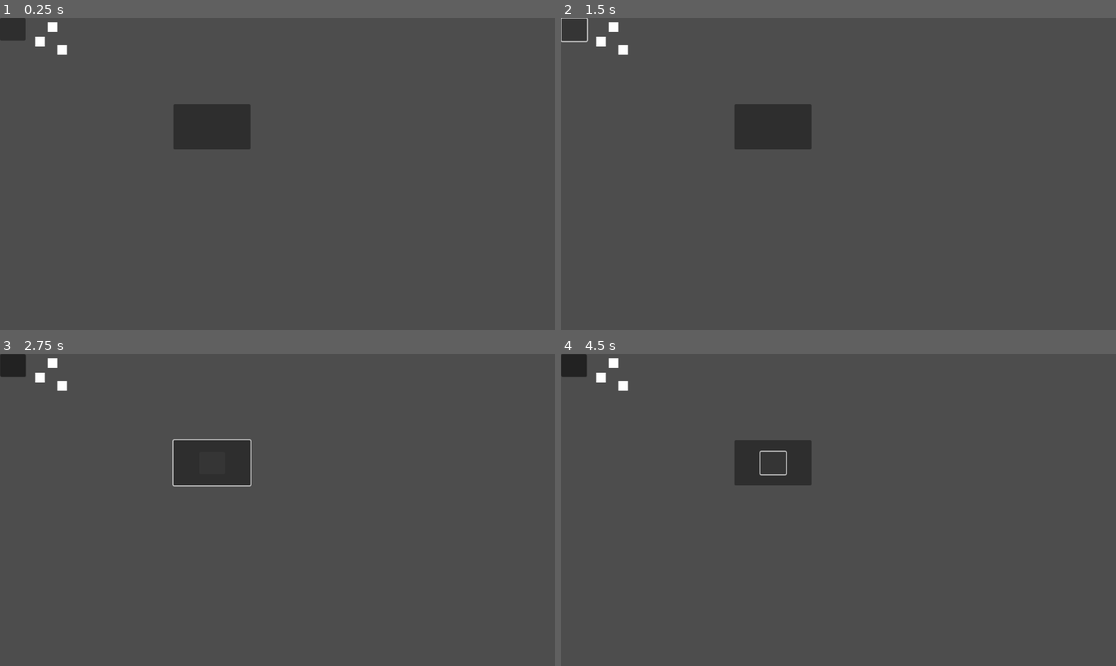
Above: before the commit, frames 1-4 (two rows, left to right).
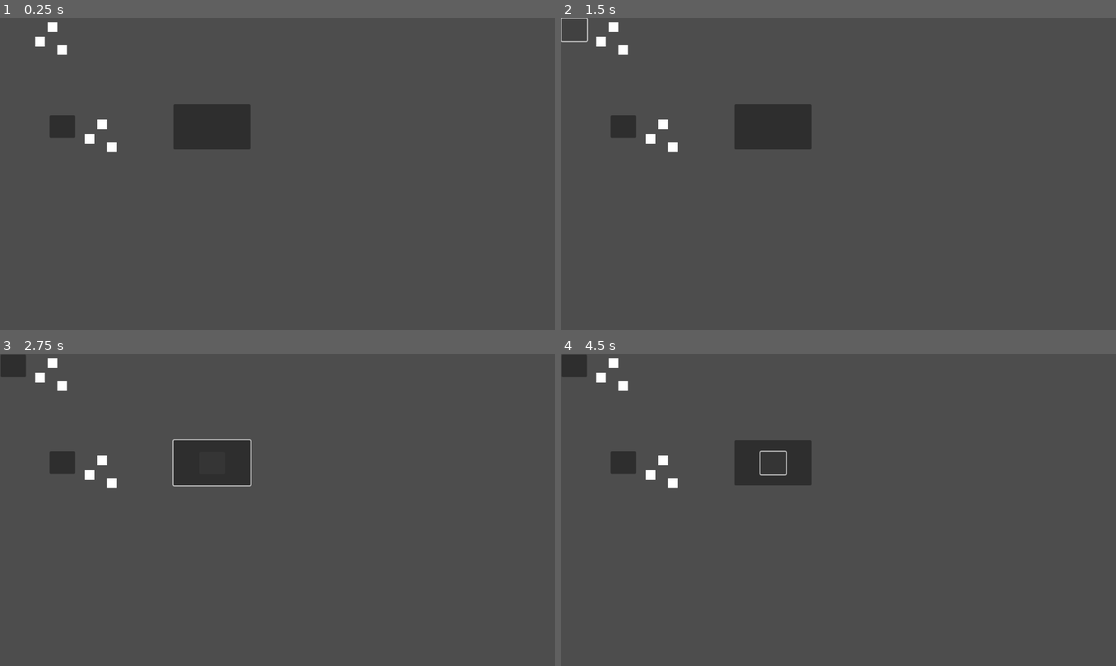
Above: after the commit, the same moments.

Repository: RavenRandomz/nasa-hackthon-2025
Game: Godot game, scene res://scene/test/test.tscn
Two runs of this game, one before a commit and one after it. Both use one fixed random seed, a clock stepped at 60 frames per second and the inputs below. The project has no main scene, so this scene is started directly.
Inputs (mouse positions are in pixels of both pictures, inside the frame that each line leads up to):
- Up to frame 1 (0.25 s): no input
- Up to frame 2 (1.5 s): click (771, 127) at 0.5 s; click (572, 30) at 1.27 s
- Up to frame 3 (2.75 s): click (210, 463) at 2 s
- Up to frame 4 (4.5 s): click (771, 463) at 2.77 s; click (572, 366) at 3.52 s; click (771, 463) at 4.27 s

The runs differ from the first frame. In frame 1, 0.8% of the frame differs, in the area x 0-22%, y 0-43%; in frame 2, 0.5%; in frame 3, 0.5%; in frame 4, 0.5%.

Commit message:
feat(ResourcesCrew): Dump of stuff

Diff:
--- /dev/null
+++ b/resources.gd
@@ -0,0 +1,18 @@
+class_name ResourceTotal
+
+static var zero_data = {
+	"housing": 0,
+	"food" : 0,
+	"water" : 0,
+	"power" : 0,
+	"waste_management" : 0
+	}
+
+var data = zero_data
+
+func init():
+	pass
+
+func add(resource_total : ResourceTotal):
+	for key in resource_total.data.keys():
+		data[key] += resource_total.data[key]
--- a/scene/module/module.gd
+++ b/scene/module/module.gd
@@ -4,11 +4,22 @@
 
 var _ports: Array[Port]
 
-var _resource_data : Dictionary[String, int]
+var _resource_total = ResourceTotal.new()
+@export var resource_data = {
+	"housing": 0,
+	"food" : 0,
+	"water" : 0,
+	"power" : 0,
+	"waste_management" : 0
+	}
 
 var _connected_port_count = 0
 
+func _init():
+	pass
+
 func _ready():
+	_resource_total.data = resource_data
 	for child in get_children():
 		if (child is Port):
 			_ports.push_back(child)
--- /dev/null
+++ b/scene/module_holder/crew_holder.gd
@@ -0,0 +1,10 @@
+extends Control
+
+@onready var _resource_total : ResourceTotal
+
+
+
+func _on_child_entered_tree(node: Node) -> void:
+	if node is Module:
+		_resource_total.add(node._resource_total)
+	print(_resource_total)
--- /dev/null
+++ b/scene/module_holder/module_holder.gd
@@ -0,0 +1,18 @@
+extends Control
+
+var _resource_total = ResourceTotal.new()
+
+func scan_resources():
+	for node in get_children():
+		for child_node in node.get_children():
+			if child_node is Module:
+				_resource_total.add(child_node._resource_total)
+		if node is Module:
+			_resource_total.add(node._resource_total)
+	print(_resource_total.data)
+
+func _ready():
+	scan_resources()
+
+func _on_child_entered_tree(node: Node) -> void:
+	pass
--- a/scene/test/test.tscn
+++ b/scene/test/test.tscn
@@ -1,7 +1,8 @@
-[gd_scene load_steps=5 format=3 uid="uid://c5qweca6dy5rp"]
+[gd_scene load_steps=6 format=3 uid="uid://c5qweca6dy5rp"]
 
 [ext_resource type="PackedScene" uid="uid://dl5vui1jt6o1w" path="res://scene/draggable_spawner/draggable_spawner.tscn" id="1_e4ggw"]
 [ext_resource type="PackedScene" uid="uid://euxoeushywk8" path="res://scene/draggable/draggable.tscn" id="1_iv6f8"]
+[ext_resource type="Script" uid="uid://dacniiidadoya" path="res://scene/module_holder/module_holder.gd" id="3_auxoc"]
 [ext_resource type="PackedScene" uid="uid://c8wahloi8tnsd" path="res://scene/port/port.tscn" id="3_mih6t"]
 [ext_resource type="PackedScene" uid="uid://dmy5xq3bfy6r4" path="res://scene/module/module.tscn" id="4_dd6y4"]
 
@@ -26,12 +27,24 @@
 anchors_preset = 0
 offset_right = 40.0
 offset_bottom = 40.0
+script = ExtResource("3_auxoc")
 
 [node name="Draggable" parent="Control" instance=ExtResource("1_iv6f8")]
 layout_mode = 0
+offset_left = 103.0
+offset_top = 202.0
+offset_right = 156.0
+offset_bottom = 249.0
 
 [node name="Sprite2D" parent="Control/Draggable" instance=ExtResource("4_dd6y4")]
 position = Vector2(31, 26)
+resource_data = {
+"food": 34,
+"housing": 23,
+"power": 434,
+"waste_management": 234,
+"water": 23
+}
 
 [node name="Port2" parent="Control/Draggable/Sprite2D" instance=ExtResource("3_mih6t")]
 position = Vector2(52, 23)
@@ -59,6 +72,13 @@
 
 [node name="Sprite2D" parent="Control" instance=ExtResource("4_dd6y4")]
 position = Vector2(31, 26)
+resource_data = {
+"food": 1,
+"housing": 45,
+"power": 12,
+"waste_management": 456456,
+"water": 34234
+}
 
 [node name="Port2" parent="Control/Sprite2D" instance=ExtResource("3_mih6t")]
 position = Vector2(52, 23)
@@ -83,3 +103,5 @@
 
 [node name="Polygon2D" type="Polygon2D" parent="Control/Sprite2D/Port4"]
 polygon = PackedVector2Array(10, -10, 10, 10, -10, 10, -10, -10)
+
+[connection signal="child_entered_tree" from="Control" to="Control" method="_on_child_entered_tree"]
Not shown, added: resources.gd.uid
Not shown, added: scene/module_holder/crew_holder.gd.uid
Not shown, added: scene/module_holder/module_holder.gd.uid
